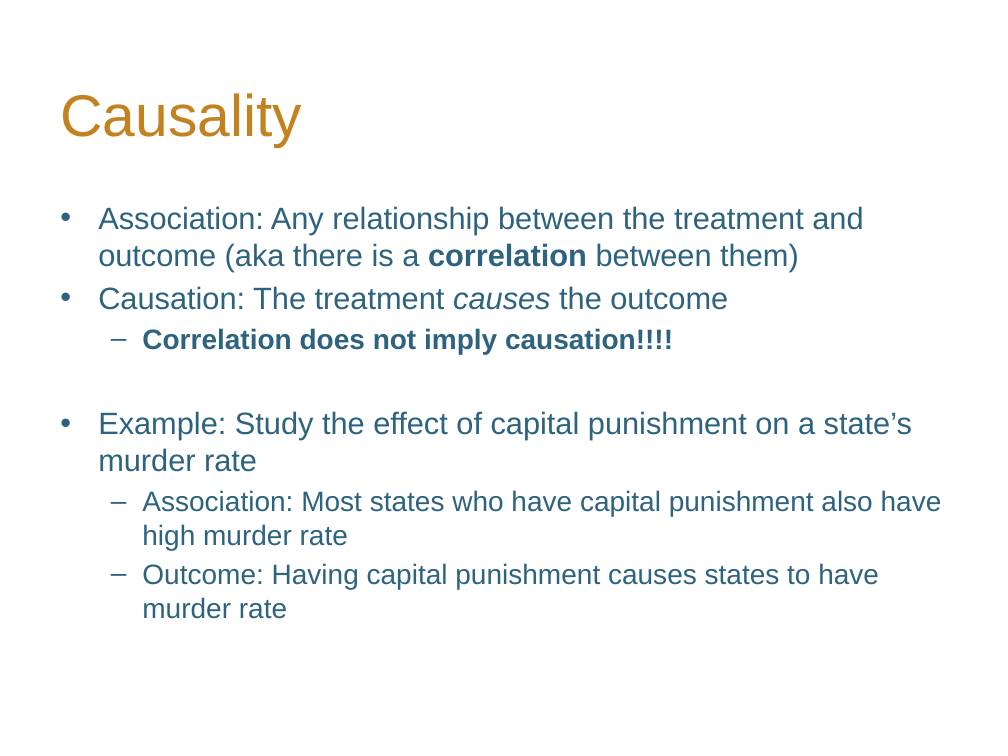
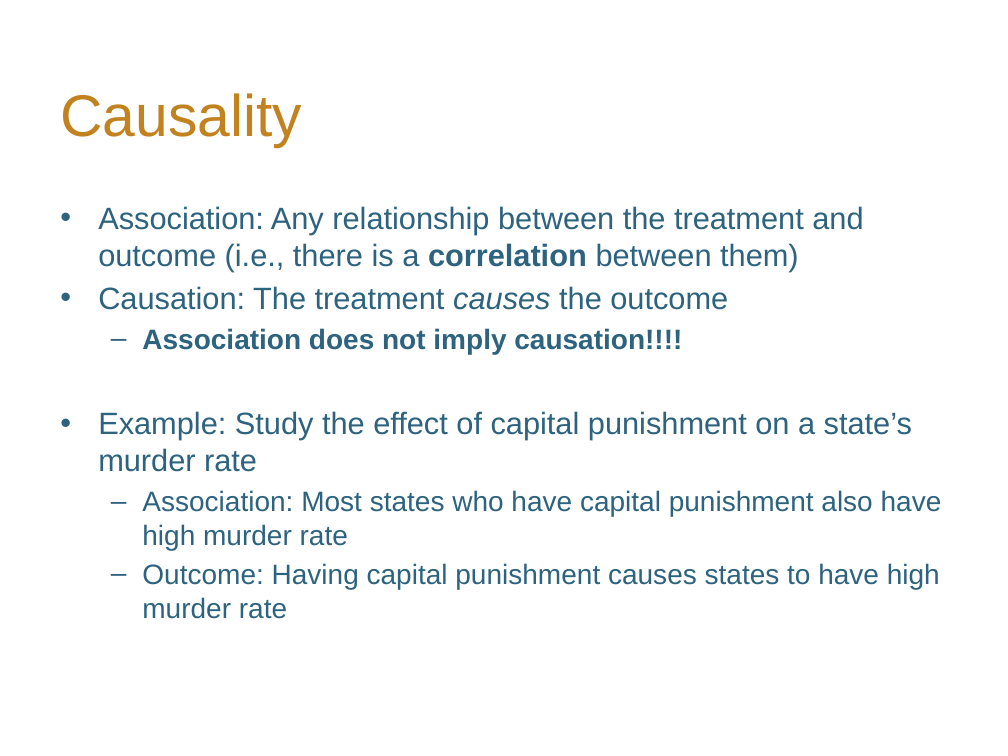
Before and after one commit to hLuo27/teaching, a slide deck: slide 4 of data8/slides/lab2.pptx (slide 3 before the commit). Drawn at 1008x756 pixels with LibreOffice and Linux fonts; fonts in the diff are those of the drawing; background and template pictures are left out. Boxes give left, top, right and bottom in pixels: in the first picture for what was removed or moved away, otherwise in the second. Text is boxed around its words. In the diff, an @@ line names an element or a change of style, - is before the commit and + after.

```diff
--- a/data8/slides/lab2.pptx
+++ b/data8/slides/lab2.pptx
@@ text at (x1=98, y1=206, x2=863, y2=272): text changed @@
-• Association: Any relationship between the treatment and outcome (aka there is a correlation between them)
+• Association: Any relationship between the treatment and outcome (i.e., there is a correlation between them)
@@ text at (x1=142, y1=328, x2=682, y2=354): text changed @@
-  – Correlation does not imply causation!!!!
+  – Association does not imply causation!!!!
@@ text at (x1=142, y1=563, x2=940, y2=619): text changed @@
-  – Outcome: Having capital punishment causes states to have murder rate
+  – Outcome: Having capital punishment causes states to have high murder rate
```
Also in this commit, not shown: 3 other slides changed, 10 slides added, 1 slide removed, 9 other files.
